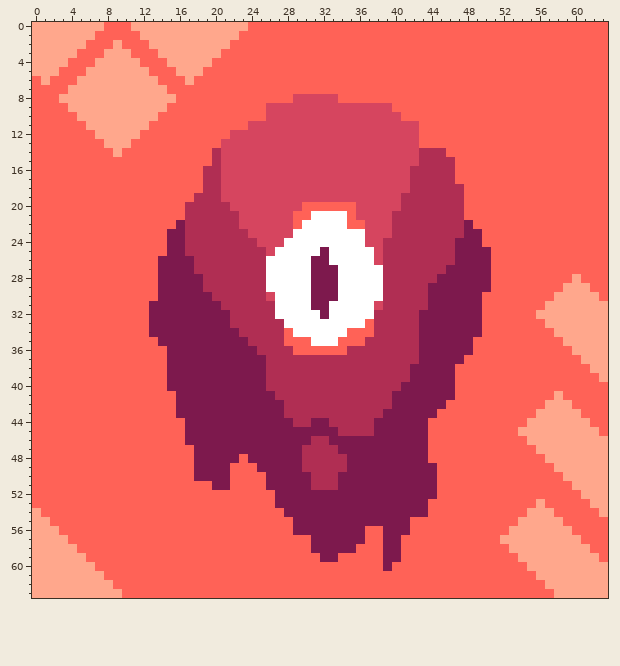
Two versions of one pixel-art sprite, icon.png. That is the earlier state.
The file is 64x64 pixels.
New version:
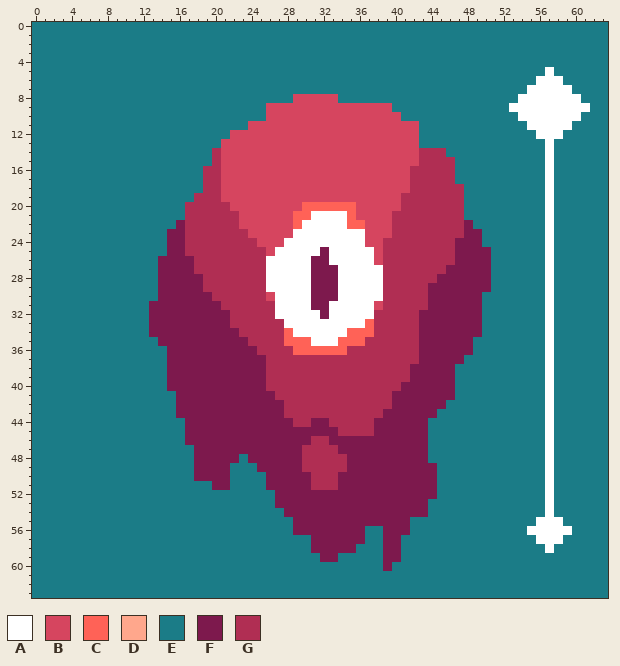
Palette (. is transparent): A #ffffff  B #d6455f  C #ff6257  D #ffa78c  E #1b7c87  F #7d194d  G #b02e53
From old to new:
Changed rows in their new state; - is an unchanged pixel.
first column x 0:
 0 EEEEEEEEEEEEEEEEEEEEEEEEEEEEEEEEEEEEEEEEEEEEEEEEEEEEEEEEEEEEEEEE
 1 EEEEEEEEEEEEEEEEEEEEEEEEEEEEEEEEEEEEEEEEEEEEEEEEEEEEEEEEEEEEEEEE
 2 EEEEEEEEEEEEEEEEEEEEEEEEEEEEEEEEEEEEEEEEEEEEEEEEEEEEEEEEEEEEEEEE
 3 EEEEEEEEEEEEEEEEEEEEEEEEEEEEEEEEEEEEEEEEEEEEEEEEEEEEEEEEEEEEEEEE
 4 EEEEEEEEEEEEEEEEEEEEEEEEEEEEEEEEEEEEEEEEEEEEEEEEEEEEEEEEEEEEEEEE
 5 EEEEEEEEEEEEEEEEEEEEEEEEEEEEEEEEEEEEEEEEEEEEEEEEEEEEEEEEEAEEEEEE
 6 EEEEEEEEEEEEEEEEEEEEEEEEEEEEEEEEEEEEEEEEEEEEEEEEEEEEEEEEAAAEEEEE
 7 EEEEEEEEEEEEEEEEEEEEEEEEEEEEEEEEEEEEEEEEEEEEEEEEEEEEEEEAAAAAEEEE
 8 EEEEEEEEEEEEEEEEEEEEEEEEEEEEE-----EEEEEEEEEEEEEEEEEEEEAAAAAAAEEE
 9 EEEEEEEEEEEEEEEEEEEEEEEEEE--------------EEEEEEEEEEEEEAAAAAAAAAEE
10 EEEEEEEEEEEEEEEEEEEEEEEEEE---------------EEEEEEEEEEEEEAAAAAAAEEE
11 EEEEEEEEEEEEEEEEEEEEEEEE-------------------EEEEEEEEEEEEAAAAAEEEE
12 EEEEEEEEEEEEEEEEEEEEEE---------------------EEEEEEEEEEEEEAAAEEEEE
13 EEEEEEEEEEEEEEEEEEEEE----------------------EEEEEEEEEEEEEEAEEEEEE
14 EEEEEEEEEEEEEEEEEEEE--------------------------EEEEEEEEEEEAEEEEEE
15 EEEEEEEEEEEEEEEEEEEE---------------------------EEEEEEEEEEAEEEEEE
16 EEEEEEEEEEEEEEEEEEE----------------------------EEEEEEEEEEAEEEEEE
17 EEEEEEEEEEEEEEEEEEE----------------------------EEEEEEEEEEAEEEEEE
18 EEEEEEEEEEEEEEEEEEE-----------------------------EEEEEEEEEAEEEEEE
19 EEEEEEEEEEEEEEEEEE------------------------------EEEEEEEEEAEEEEEE
20 EEEEEEEEEEEEEEEEE-------------------------------EEEEEEEEEAEEEEEE
21 EEEEEEEEEEEEEEEEE-------------------------------EEEEEEEEEAEEEEEE
22 EEEEEEEEEEEEEEEE---------------------------------EEEEEEEEAEEEEEE
23 EEEEEEEEEEEEEEE-----------------------------------EEEEEEEAEEEEEE
24 EEEEEEEEEEEEEEE-----------------------------------EEEEEEEAEEEEEE
25 EEEEEEEEEEEEEEE------------------------------------EEEEEEAEEEEEE
26 EEEEEEEEEEEEEE-------------------------------------EEEEEEAEEEEEE
27 EEEEEEEEEEEEEE-------------------------------------EEEEEEAEEEEEE
28 EEEEEEEEEEEEEE-------------------------------------EEEEEEAEEEEEE
29 EEEEEEEEEEEEEE-------------------------------------EEEEEEAEEEEEE
30 EEEEEEEEEEEEEE------------------------------------EEEEEEEAEEEEEE
31 EEEEEEEEEEEEE-------------------------------------EEEEEEEAEEEEEE
32 EEEEEEEEEEEEE-------------------------------------EEEEEEEAEEEEEE
33 EEEEEEEEEEEEE-------------------------------------EEEEEEEAEEEEEE
34 EEEEEEEEEEEEE-------------------------------------EEEEEEEAEEEEEE
35 EEEEEEEEEEEEEE-----------------------------------EEEEEEEEAEEEEEE
36 EEEEEEEEEEEEEEE----------------------------------EEEEEEEEAEEEEEE
37 EEEEEEEEEEEEEEE---------------------------------EEEEEEEEEAEEEEEE
38 EEEEEEEEEEEEEEE--------------------------------EEEEEEEEEEAEEEEEE
39 EEEEEEEEEEEEEEE--------------------------------EEEEEEEEEEAEEEEEE
40 EEEEEEEEEEEEEEE--------------------------------EEEEEEEEEEAEEEEEE
41 EEEEEEEEEEEEEEEE-------------------------------EEEEEEEEEEAEEEEEE
42 EEEEEEEEEEEEEEEE------------------------------EEEEEEEEEEEAEEEEEE
43 EEEEEEEEEEEEEEEE-----------------------------EEEEEEEEEEEEAEEEEEE
44 EEEEEEEEEEEEEEEEE---------------------------EEEEEEEEEEEEEAEEEEEE
45 EEEEEEEEEEEEEEEEE---------------------------EEEEEEEEEEEEEAEEEEEE
46 EEEEEEEEEEEEEEEEE---------------------------EEEEEEEEEEEEEAEEEEEE
47 EEEEEEEEEEEEEEEEEE--------------------------EEEEEEEEEEEEEAEEEEEE
48 EEEEEEEEEEEEEEEEEE-----E--------------------EEEEEEEEEEEEEAEEEEEE
49 EEEEEEEEEEEEEEEEEE----EEE--------------------EEEEEEEEEEEEAEEEEEE
50 EEEEEEEEEEEEEEEEEE----EEEE-------------------EEEEEEEEEEEEAEEEEEE
51 EEEEEEEEEEEEEEEEEEEE--EEEE-------------------EEEEEEEEEEEEAEEEEEE
52 EEEEEEEEEEEEEEEEEEEEEEEEEEE------------------EEEEEEEEEEEEAEEEEEE
53 EEEEEEEEEEEEEEEEEEEEEEEEEEE-----------------EEEEEEEEEEEEEAEEEEEE
54 EEEEEEEEEEEEEEEEEEEEEEEEEEEE----------------EEEEEEEEEEEEEAEEEEEE
55 EEEEEEEEEEEEEEEEEEEEEEEEEEEEE-------------EEEEEEEEEEEEEEAAAEEEEE
56 EEEEEEEEEEEEEEEEEEEEEEEEEEEEE--------EE---EEEEEEEEEEEEEAAAAAEEEE
57 EEEEEEEEEEEEEEEEEEEEEEEEEEEEEEE------EE--EEEEEEEEEEEEEEEAAAEEEEE
58 EEEEEEEEEEEEEEEEEEEEEEEEEEEEEEE-----EEE--EEEEEEEEEEEEEEEEAEEEEEE
59 EEEEEEEEEEEEEEEEEEEEEEEEEEEEEEEE--EEEEE--EEEEEEEEEEEEEEEEEEEEEEE
60 EEEEEEEEEEEEEEEEEEEEEEEEEEEEEEEEEEEEEEE-EEEEEEEEEEEEEEEEEEEEEEEE
61 EEEEEEEEEEEEEEEEEEEEEEEEEEEEEEEEEEEEEEEEEEEEEEEEEEEEEEEEEEEEEEEE
62 EEEEEEEEEEEEEEEEEEEEEEEEEEEEEEEEEEEEEEEEEEEEEEEEEEEEEEEEEEEEEEEE
63 EEEEEEEEEEEEEEEEEEEEEEEEEEEEEEEEEEEEEEEEEEEEEEEEEEEEEEEEEEEEEEEE
